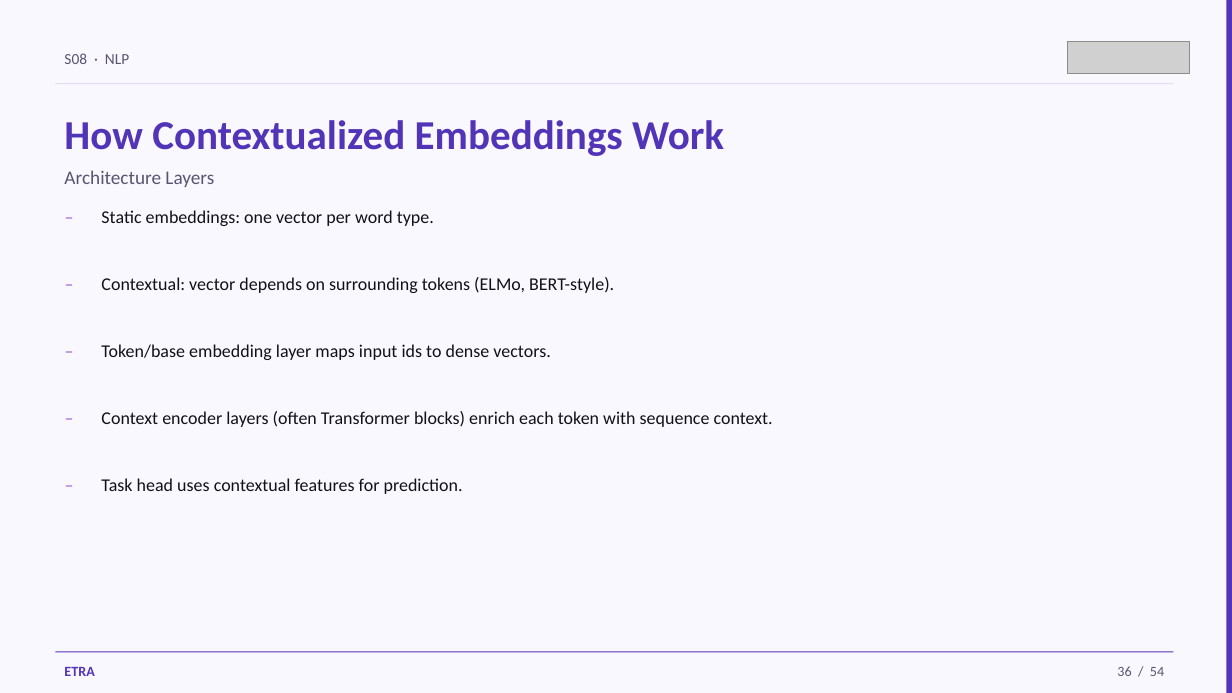
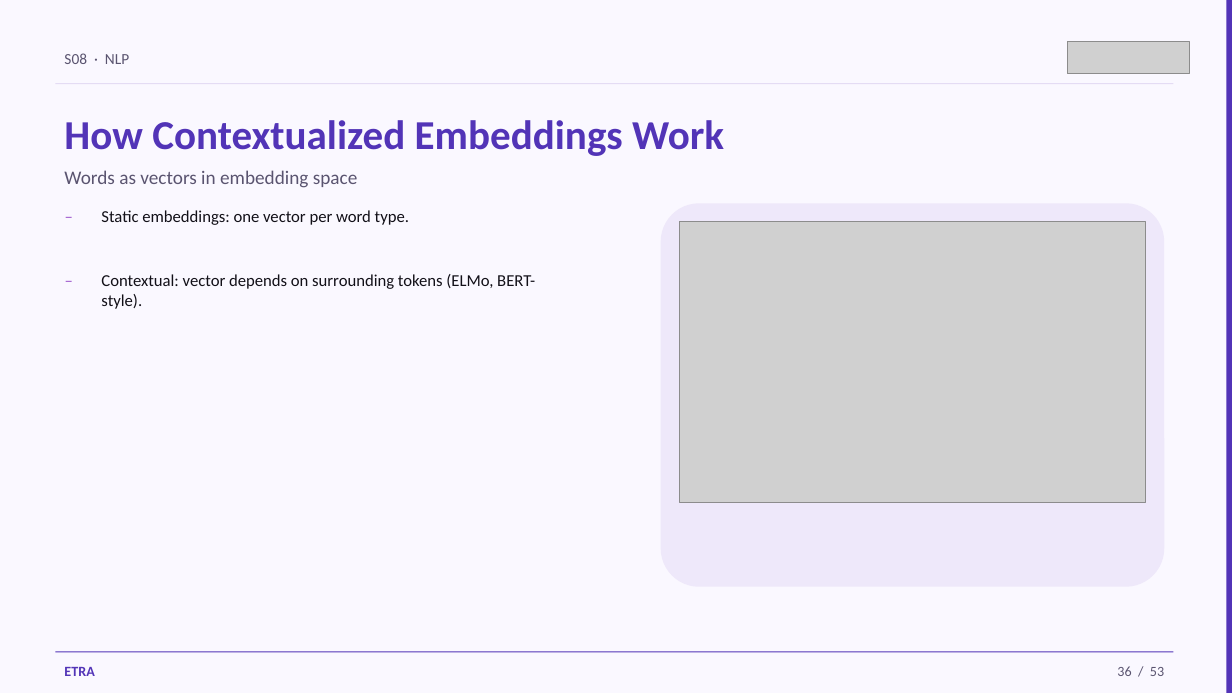
Before and after one commit to iksasa15/AI-ML, a slide deck: slide 36 of web-presentation/pdf-exports/Week3-Session1-NLP.pptx. Drawn at 1232x693 pixels with LibreOffice and Linux fonts; fonts in the diff are those of the drawing; grey boxes stand for pictures. Boxes give left, top, right and bottom in pixels: in the first picture for what was removed or moved away, otherwise in the second. Text is boxed around its words. In the diff, an @@ line names an element or a change of style, - is before the commit and + after.

Commit message:
feat: update Week 3, Session 1 PowerPoint and scripts by refining content on contextual embeddings, adding new diagrams for clarity, and enhancing overall educational effectiveness

```diff
--- a/web-presentation/pdf-exports/Week3-Session1-NLP.pptx
+++ b/web-presentation/pdf-exports/Week3-Session1-NLP.pptx
@@ text at bbox=[64, 170, 358, 188]: text changed @@
-Architecture Layers
+Words as vectors in embedding space
@@ rounded rectangle added at bbox=[661, 203, 1165, 587], fill #EEE8FA @@
@@ picture added at bbox=[679, 222, 1146, 503] @@
@@ size 14 to 13 pt in 4 elements at bbox=[101, 210, 409, 225], bbox=[101, 274, 535, 309], bbox=[55, 201, 88, 256], bbox=[55, 265, 88, 320] @@
@@ text removed at bbox=[55, 335, 88, 393] @@
-–
@@ text removed at bbox=[101, 344, 550, 360] @@
-Token/base embedding layer maps input ids to dense vectors.
@@ text removed at bbox=[55, 402, 88, 459] @@
-–
@@ text removed at bbox=[101, 411, 773, 427] @@
-Context encoder layers (often Transformer blocks) enrich each token with sequence context.
@@ text removed at bbox=[55, 470, 88, 527] @@
-–
@@ text removed at bbox=[101, 478, 463, 494] @@
-Task head uses contextual features for prediction.
@@ text at bbox=[1117, 666, 1164, 676]: text changed @@
-36 / 54
+36 / 53
```
Also in this commit, not shown: 51 other slides changed, 1 slide removed, 3 other files.
